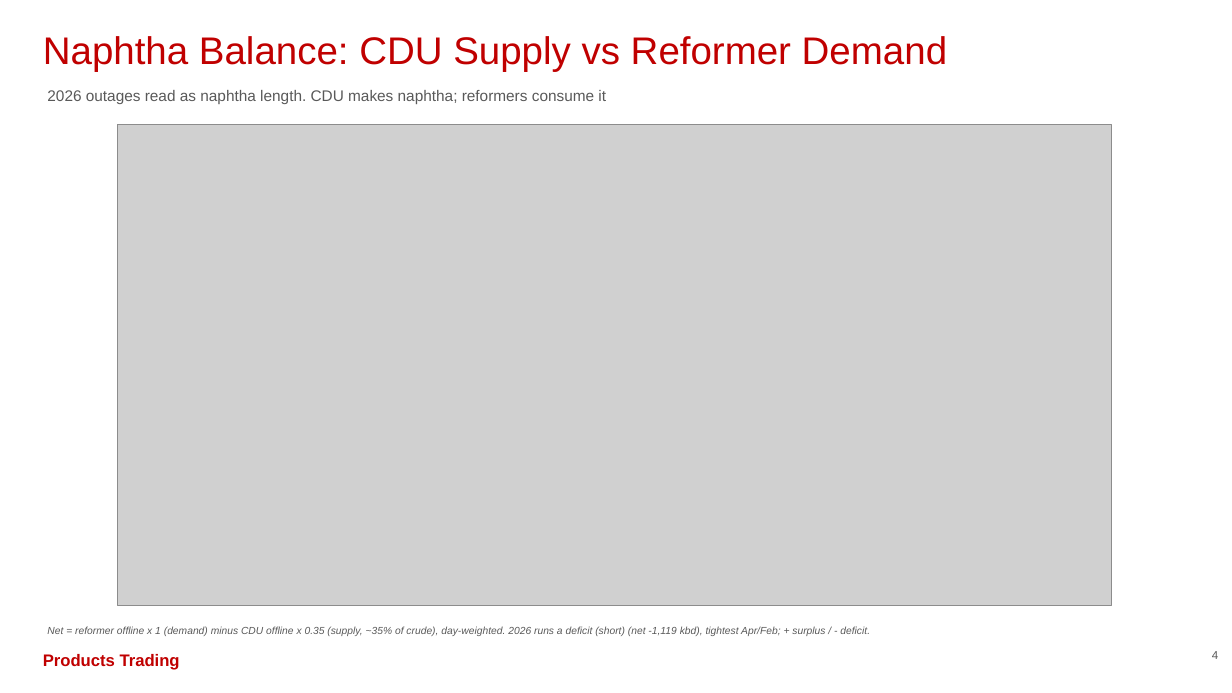
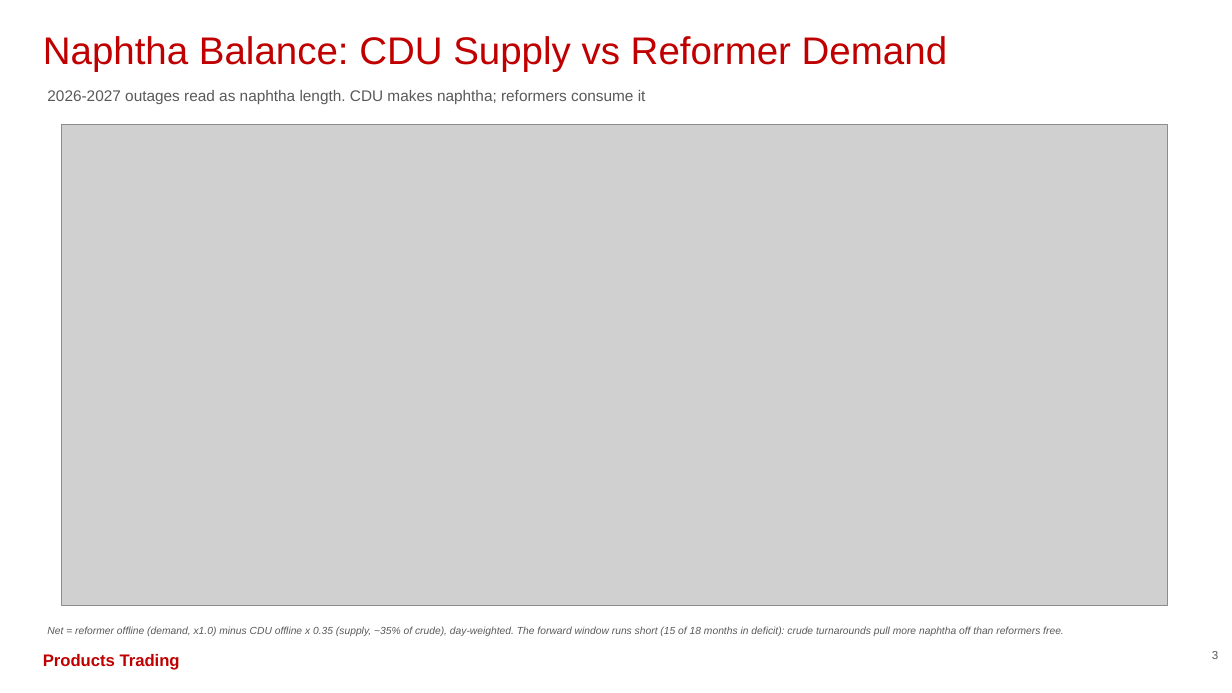
Before and after one commit to HoldenCole/Outages-script, a slide deck: slide 4 of output/outage_deck_naphtha.pptx (slide 5 before the commit). Drawn at 1232x693 pixels with LibreOffice and Linux fonts; fonts in the diff are those of the drawing; grey boxes stand for pictures. Boxes give left, top, right and bottom in pixels: in the first picture for what was removed or moved away, otherwise in the second. Text is boxed around its words. In the diff, an @@ line names an element or a change of style, - is before the commit and + after.

```diff
--- a/output/outage_deck_naphtha.pptx
+++ b/output/outage_deck_naphtha.pptx
@@ text at <box>47,90,646,104</box>: text changed @@
-2026 outages read as naphtha length. CDU makes naphtha; reformers consume it
+2026-2027 outages read as naphtha length. CDU makes naphtha; reformers consume it
@@ picture: place and size @@
-picture at <box>117,125,1112,605</box>
+picture at <box>62,125,1168,605</box>
@@ text at <box>47,626,1064,636</box>: text changed @@
-Net = reformer offline x 1 (demand) minus CDU offline x 0.35 (supply, ~35% of crude), day-weighted. 2026 runs a deficit (short) (net -1,119 kbd), tightest Apr/Feb; + surplus / - deficit.
+Net = reformer offline (demand, x1.0) minus CDU offline x 0.35 (supply, ~35% of crude), day-weighted. The forward window runs short (15 of 18 months in deficit): crude turnarounds pull more naphtha off than reformers free.
@@ text at <box>1212,651,1218,659</box>: text changed @@
-4
+3
```
Also in this commit, not shown: 7 other slides changed, 5 other files.
